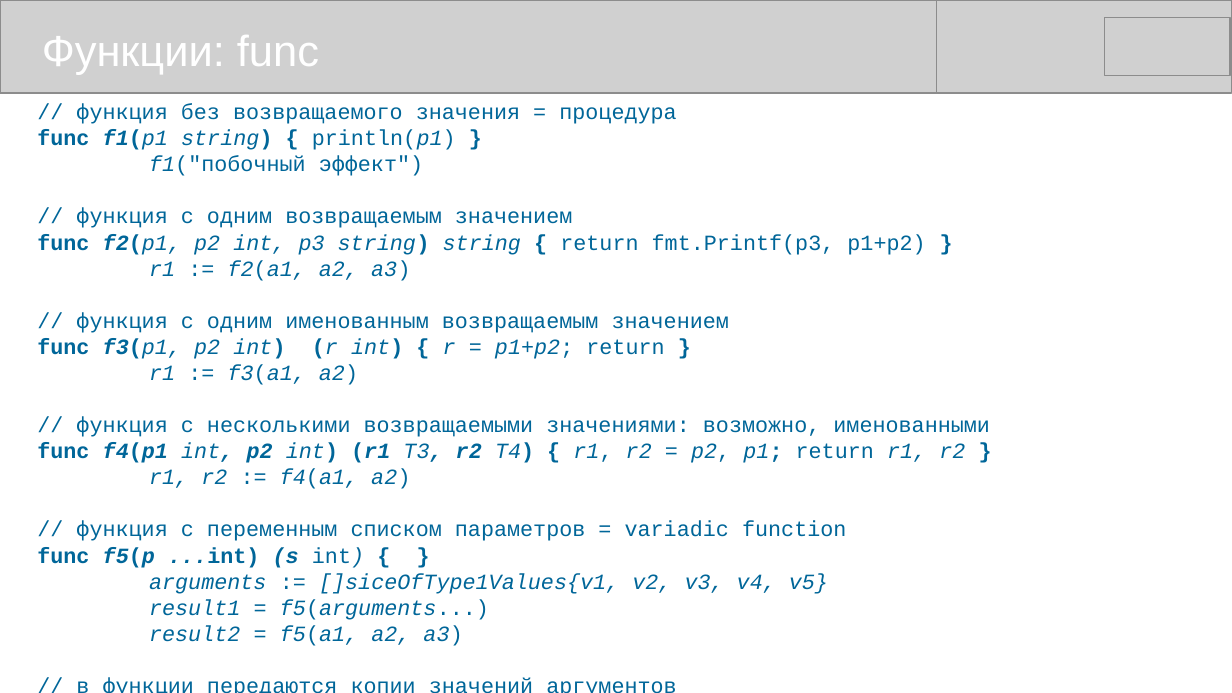
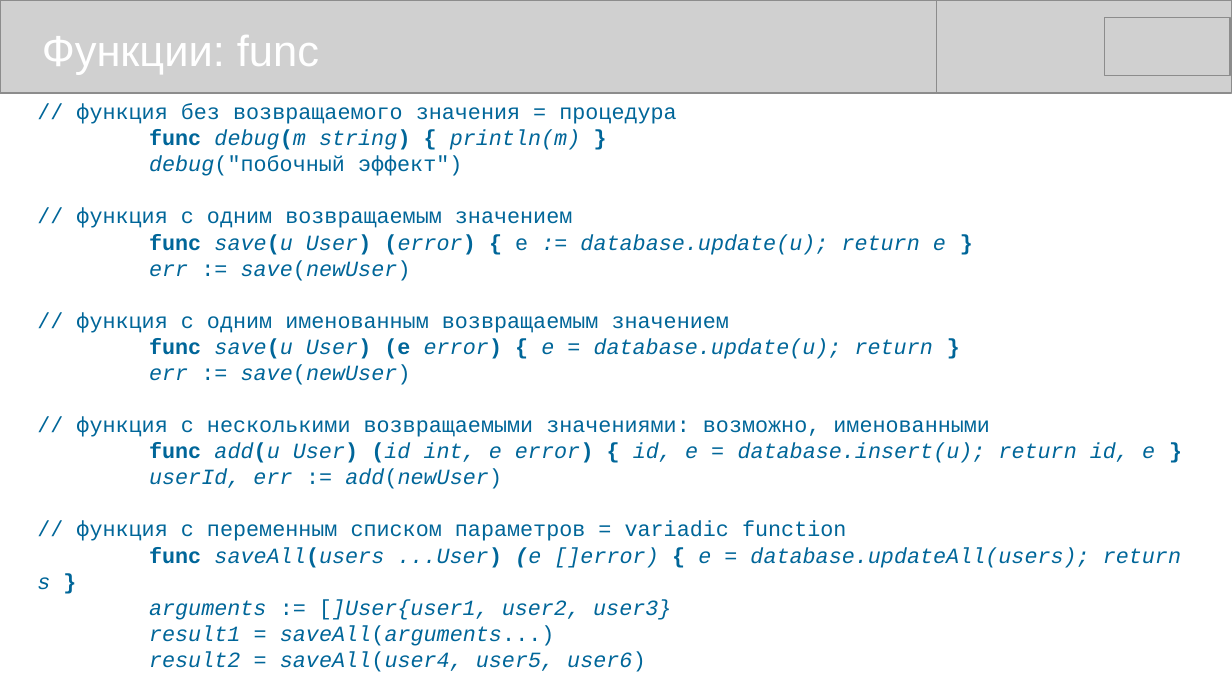
Before and after one commit to mike-shock/Go_language, a slide deck: slide 21 of Go_Preview.odp. Drawn at 1232x693 pixels with LibreOffice and Linux fonts; fonts in the diff are those of the drawing; grey boxes stand for pictures. Boxes give left, top, right and bottom in pixels: in the first picture for what was removed or moved away, otherwise in the second. Text is boxed around its words. In the diff, an @@ line names an element or a change of style, - is before the commit and + after.

```diff
--- a/Go_Preview.odp
+++ b/Go_Preview.odp
@@ text at box(149, 130, 580, 176): text changed; italic on @@
-func f1(p1 string) { println(p1) }
-f1("побочный эффект")
+func debug(m string) { println(m) }
+debug("побочный эффект")
@@ text at box(149, 234, 946, 281): text changed; italic on @@
-func f2(p1, p2 int, p3 string) string { return fmt.Printf(p3, p1+p2) }
-r1 := f2(a1, a2, a3)
+func save(u User) (error) { e := database.update(u); return e }
+err := save(newUser)
@@ text at box(149, 338, 933, 385): text changed @@
-func f3(p1, p2 int) (r int) { r = p1+p2; return }
-r1 := f3(a1, a2)
+func save(u User) (e error) { e = database.update(u); return }
+err := save(newUser)
@@ text at box(149, 443, 1155, 489): text changed @@
-func f4(p1 int, p2 int) (r1 T3, r2 T4) { r1, r2 = p2, p1; return r1, r2 }
-r1, r2 := f4(a1, a2)
+func add(u User) (id int, e error) { id, e = database.insert(u); return id, e }
+userId, err := add(newUser)
@@ text at box(37, 547, 1181, 672): text changed @@
-func f5(p ...int) (s int) { }
-arguments := []siceOfType1Values{v1, v2, v3, v4, v5}
-result1 = f5(arguments...)
-result2 = f5(a1, a2, a3)
+func saveAll(users ...User) (e []error) { e = database.updateAll(users); return s }
+arguments := []User{user1, user2, user3}
+result1 = saveAll(arguments...)
+result2 = saveAll(user4, user5, user6)
```
Also in this commit, not shown: 9 other slides changed, 1 other file.
